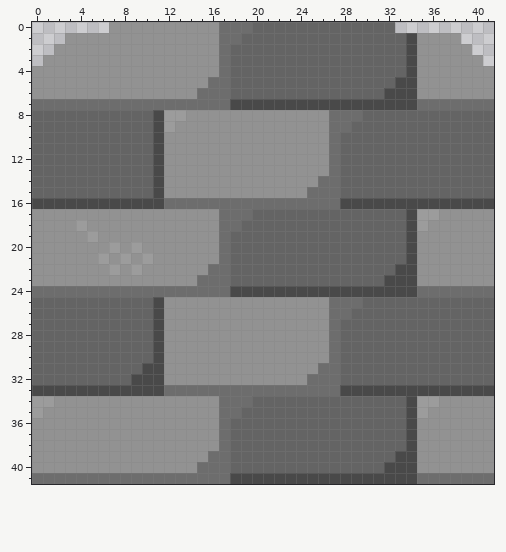
A pixel-art sprite gets an edit: platformer/objects/block2.png. Above: the version before the commit.
The file is 42x42 pixels.
The same view after the edit:
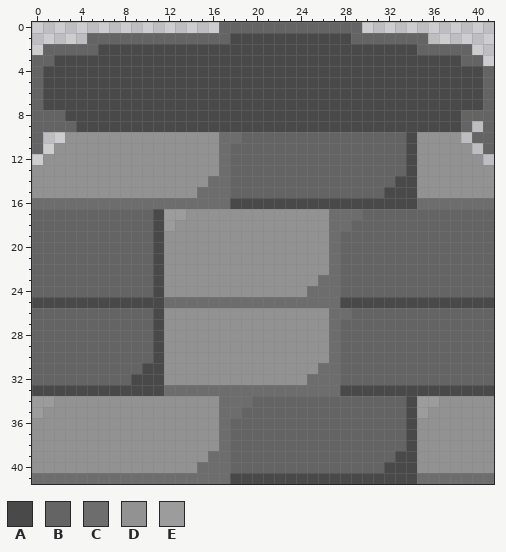
Palette (. is transparent): A #494949  B #646464  C #6d6d6d  D #929292  E #9c9c9c
From the commit log: Делал карту
The edit:
y 0: x 7..19 DDDDDDDDDDCCC -> ..........BBB; x 30..32 BBB -> ...
y 1: x 3..28 DDDDDDDDDDDDDDCCBBBBBBBBBB -> ..BBBBBBBBBBBBBAAAAAAAAAAA; x 34..38 ADDDD -> BB...
y 2: x 1..33 .DDDDDDDDDDDDDDDCBBBBBBBBBBBBBBBB -> BBBBBAAAAAAAAAAAAAAAAAAAAAAAAAAAA; x 35..39 DDDDD -> BBBBB
y 3: x 0..33 .DDDDDDDDDDDDDDDDCBBBBBBBBBBBBBBBB -> BBAAAAAAAAAAAAAAAAAAAAAAAAAAAAAAAA; x 35..40 DDDDDD -> AAAABB
y 4: x 0..33 DDDDDDDDDDDDDDDDDCBBBBBBBBBBBBBBBB -> BAAAAAAAAAAAAAAAAAAAAAAAAAAAAAAAAA; x 35..41 DDDDDDD -> AAAAAAB
y 5: x 0..32 DDDDDDDDDDDDDDDDCCBBBBBBBBBBBBBBB -> BAAAAAAAAAAAAAAAAAAAAAAAAAAAAAAAA; x 35..41 DDDDDDD -> AAAAAAB
y 6: x 0..31 DDDDDDDDDDDDDDDCCCBBBBBBBBBBBBBB -> BAAAAAAAAAAAAAAAAAAAAAAAAAAAAAAA; x 35..41 DDDDDDD -> AAAAAAB
y 7: x 0..17 CCCCCCCCCCCCCCCCCC -> BAAAAAAAAAAAAAAAAA; x 35..41 CCCCCCC -> AAAAAAB
y 8: x 3..10 BBBBBBBB -> AAAAAAAA; x 12..38 EEDDDDDDDDDDDDDCCCBBBBBBBBB -> AAAAAAAAAAAAAAAAAAAAAAAAAAA
y 9: x 4..10 BBBBBBB -> AAAAAAA; x 12..38 EDDDDDDDDDDDDDDCCBBBBBBBBBB -> AAAAAAAAAAAAAAAAAAAAAAAAAAA; x 40 B -> .
y 10: x 1..11 BBBBBBBBBBA -> ..DDDDDDDDD; x 17..27 DDDDDDDDDDC -> CCBBBBBBBBB; x 34..39 BBBBBB -> ADDDD.
y 11: x 1..11 BBBBBBBBBBA -> .DDDDDDDDDD; x 17..27 DDDDDDDDDDC -> CBBBBBBBBBB; x 34..40 BBBBBBB -> ADDDDD.
y 12: x 0..11 BBBBBBBBBBBA -> .DDDDDDDDDDD; x 17..27 DDDDDDDDDDC -> CBBBBBBBBBB; x 34..41 BBBBBBBB -> ADDDDDD.
y 13: x 0..11 BBBBBBBBBBBA -> DDDDDDDDDDDD; x 17..27 DDDDDDDDDDC -> CBBBBBBBBBB; x 34..41 BBBBBBBB -> ADDDDDDD
y 14: x 0..11 BBBBBBBBBBBA -> DDDDDDDDDDDD; x 16..27 DDDDDDDDDDCC -> CCBBBBBBBBBB; x 33..41 BBBBBBBBB -> AADDDDDDD
y 15: x 0..11 BBBBBBBBBBBA -> DDDDDDDDDDDD; x 15..27 DDDDDDDDDDCCC -> CCCBBBBBBBBBB; x 32..41 BBBBBBBBBB -> AAADDDDDDD
y 16: x 0..11 AAAAAAAAAAAA -> CCCCCCCCCCCC; x 18..27 CCCCCCCCCC -> AAAAAAAAAA; x 35..41 AAAAAAA -> CCCCCCC
y 17: x 0..13 DDDDDDDDDDDDDD -> BBBBBBBBBBBAEE; x 17..29 CCCBBBBBBBBBB -> DDDDDDDDDDCCC; x 34..41 AEEDDDDD -> BBBBBBBB
y 18: x 0..12 DDDDEDDDDDDDD -> BBBBBBBBBBBAE; x 17..28 CCBBBBBBBBBB -> DDDDDDDDDDCC; x 34..41 AEDDDDDD -> BBBBBBBB
y 19: x 0..11 DDDDDEDDDDDD -> BBBBBBBBBBBA; x 17..27 CBBBBBBBBBB -> DDDDDDDDDDC; x 34..41 ADDDDDDD -> BBBBBBBB
y 20: x 0..11 DDDDDDDEDEDD -> BBBBBBBBBBBA; x 17..27 CBBBBBBBBBB -> DDDDDDDDDDC; x 34..41 ADDDDDDD -> BBBBBBBB
y 21: x 0..11 DDDDDDEDEDED -> BBBBBBBBBBBA; x 17..27 CBBBBBBBBBB -> DDDDDDDDDDC; x 34..41 ADDDDDDD -> BBBBBBBB
y 22: x 0..11 DDDDDDDEDEDD -> BBBBBBBBBBBA; x 16..27 CCBBBBBBBBBB -> DDDDDDDDDDDC; x 33..41 AADDDDDDD -> BBBBBBBBB
y 23: x 0..11 DDDDDDDDDDDD -> BBBBBBBBBBBA; x 15..27 CCCBBBBBBBBBB -> DDDDDDDDDDDCC; x 32..41 AAADDDDDDD -> BBBBBBBBBB
y 24: x 0..41 CCCCCCCCCCCCCCCCCCAAAAAAAAAAAAAAAAACCCCCCC -> BBBBBBBBBBBADDDDDDDDDDDDDCCCBBBBBBBBBBBBBB
y 25: x 0..10 BBBBBBBBBBB -> AAAAAAAAAAA; x 12..26 DDDDDDDDDDDDDDD -> CCCCCCCCCCCCCCC; x 28..41 CCBBBBBBBBBBBB -> AAAAAAAAAAAAAA
Changed places in both pictures, as pixel boxes (x1, y1, x2, y2):
changed: (32, 22, 494, 308)
